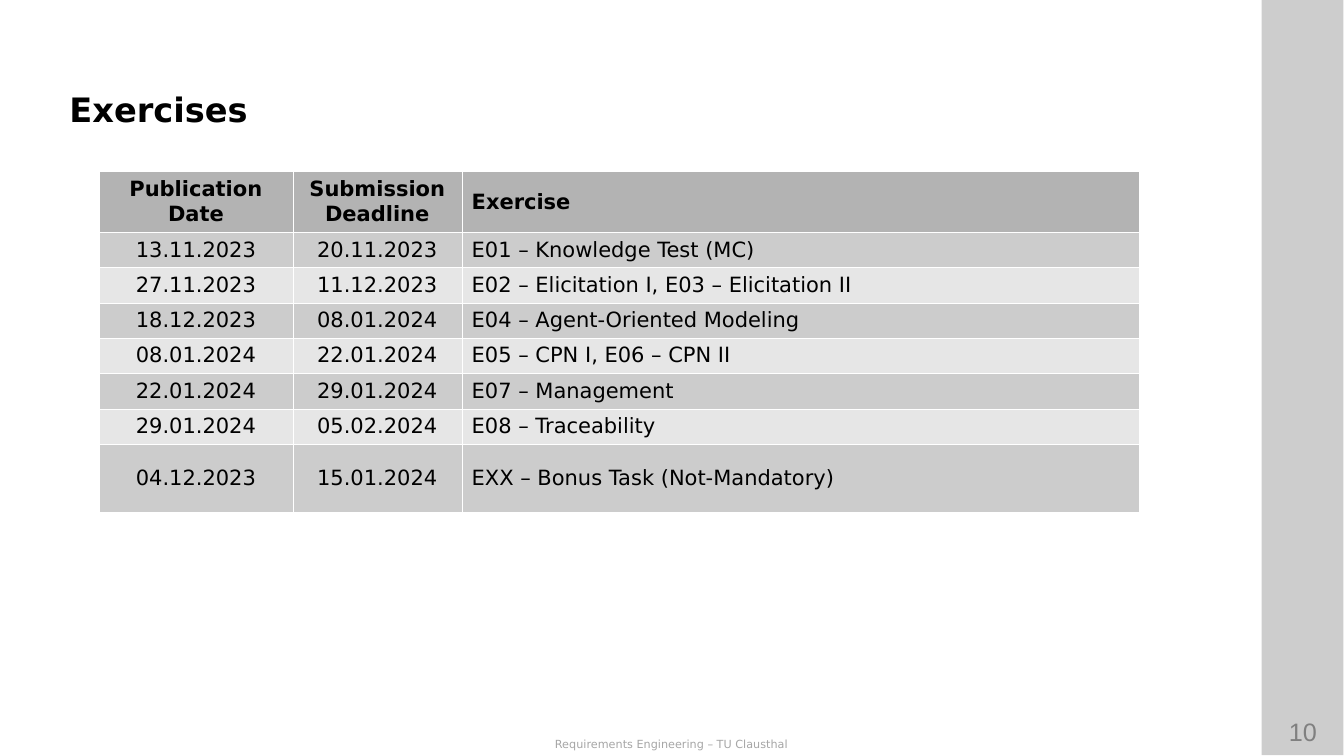
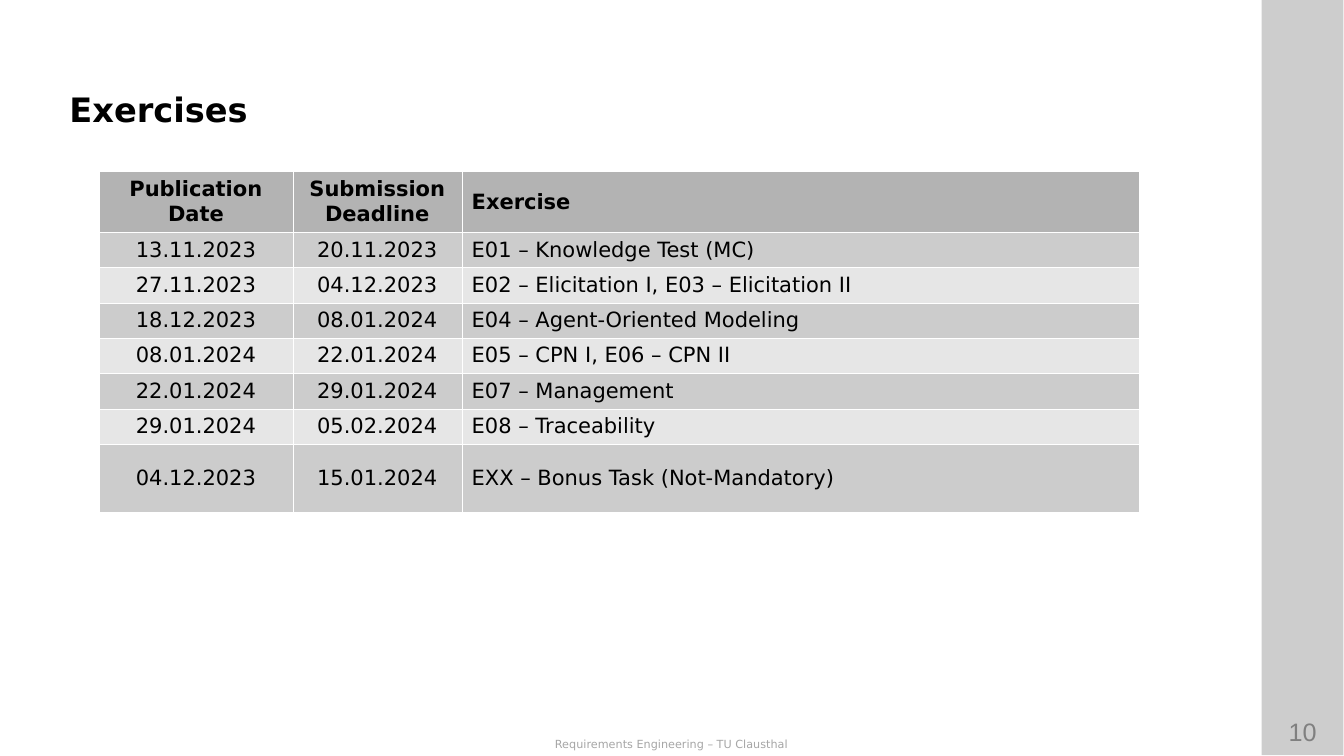
Before and after one commit to ETCE-LAB/teaching-material, a slide deck: slide 10 of Requirements-Engineering/RE-L00-Organization.pptx. Drawn at 1344x756 pixels with LibreOffice and Linux fonts; fonts in the diff are those of the drawing; background and template pictures are left out. Boxes give left, top, right and bottom in pixels: in the first picture for what was removed or moved away, otherwise in the second. Text is boxed around its words. In the diff, an @@ line names an element or a change of style, - is before the commit and + after.

```diff
--- a/Requirements-Engineering/RE-L00-Organization.pptx
+++ b/Requirements-Engineering/RE-L00-Organization.pptx
@@ table at (99, 171, 1139, 506) @@
-row 3, column 2: 11.12.2023
+row 3, column 2: 04.12.2023
```
Also in this commit, not shown: 1 other slide changed, 5 other files.
